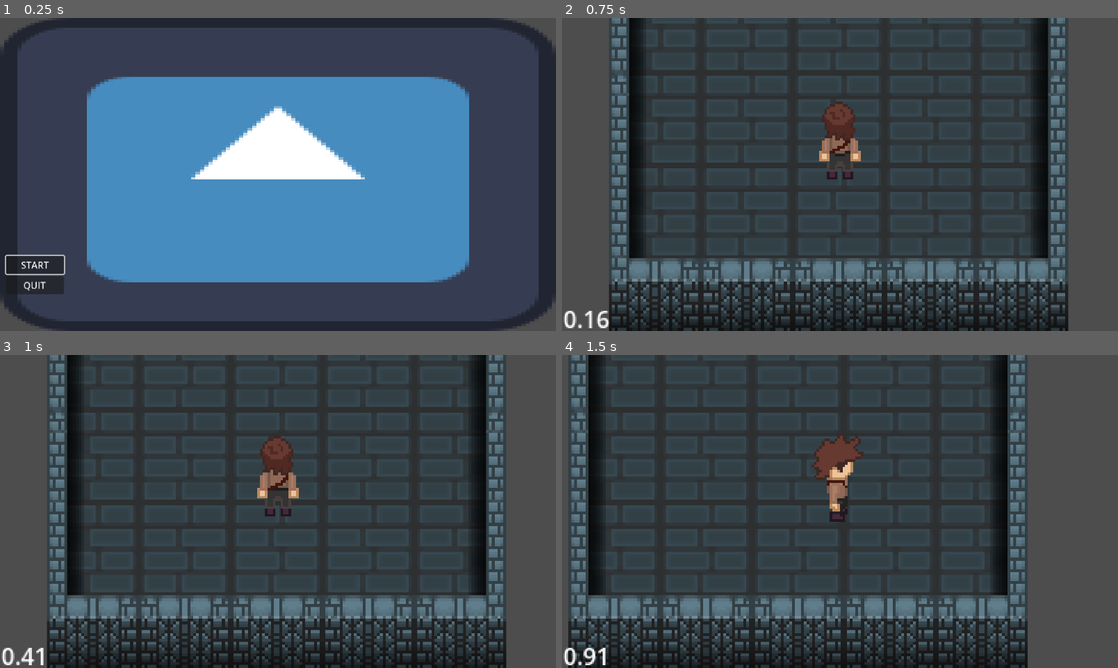
Above: before the commit, frames 1-4 (two rows, left to right).
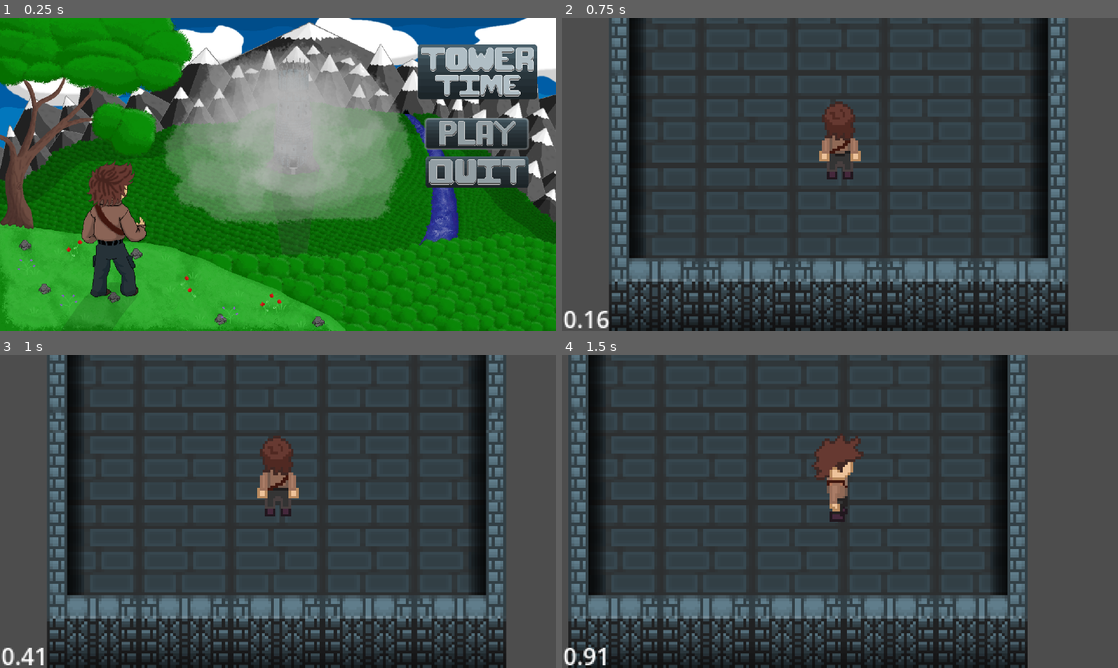
Above: after the commit, the same moments.

Repository: Travisbui/Capstone-Project
Game: Godot game, scene res://scenes/menu.tscn
The game is run twice, just before and just after one commit, with the same random seed, the same clock (stepped at 60 frames per second) and the same inputs. The engine's default icon, where the game draws it, is replaced by a stand-in: a white triangle on a blue panel in a dark square.
Inputs (mouse positions are in pixels of both pictures, inside the frame that each line leads up to; where the layout moved, square brackets give the same spot in the first picture):
- Up to frame 1 (0.25 s): no input
- Up to frame 2 (0.75 s): click (1040, 133) [595, 265] at 0.5 s
- Up to frame 3 (1 s): no input
- Up to frame 4 (1.5 s): hold Right (ui_right) from 1.28 s (still down)

The runs differ from the first frame. In frame 1, 97% of the frame differs, in the area x 0-100%, y 0-100%; in frame 2, nothing differs; in frame 3, nothing differs; in frame 4, nothing differs.

Commit message:
title screen in

Diff:
--- a/scenes/menu.tscn
+++ b/scenes/menu.tscn
@@ -1,7 +1,7 @@
 [gd_scene load_steps=3 format=3 uid="uid://8lgx4vu3138x"]
 
 [ext_resource type="Script" path="res://scripts/menu.gd" id="1_hivl5"]
-[ext_resource type="Texture2D" uid="uid://1kc1uua86lmv" path="res://icon.svg" id="2_t44vn"]
+[ext_resource type="Texture2D" uid="uid://bsccen7qaibd0" path="res://art/Title.png" id="2_jx73c"]
 
 [node name="menu" type="Control"]
 layout_mode = 3
@@ -20,29 +20,26 @@
 anchor_bottom = 1.0
 grow_horizontal = 2
 grow_vertical = 2
-texture = ExtResource("2_t44vn")
+texture = ExtResource("2_jx73c")
 
-[node name="VBoxContainer" type="VBoxContainer" parent="."]
-layout_mode = 1
-anchors_preset = 2
-anchor_top = 1.0
-anchor_bottom = 1.0
-offset_left = 20.882
-offset_top = -259.138
-offset_right = 120.882
-offset_bottom = -193.138
-grow_vertical = 0
-scale = Vector2(2, 2)
+[node name="startbutton" type="Button" parent="."]
+self_modulate = Color(1, 1, 1, 0.329412)
+layout_mode = 2
+offset_left = 1472.0
+offset_top = 351.0
+offset_right = 1572.0
+offset_bottom = 382.0
+scale = Vector2(3.47998, 3.16)
 
-[node name="startbutton" type="Button" parent="VBoxContainer"]
+[node name="quitbutton" type="Button" parent="."]
+self_modulate = Color(1, 1, 1, 0.329412)
 layout_mode = 2
-focus_neighbor_top = NodePath("../quitbutton")
-text = "START"
+offset_left = 1474.0
+offset_top = 482.0
+offset_right = 1574.0
+offset_bottom = 513.0
+scale = Vector2(3.48, 3.28)
+focus_neighbor_bottom = NodePath("../startbutton")
 
-[node name="quitbutton" type="Button" parent="VBoxContainer"]
-layout_mode = 2
-focus_neighbor_bottom = NodePath("../startbutton")
-text = "QUIT"
-
-[connection signal="pressed" from="VBoxContainer/startbutton" to="." method="_on_startbutton_pressed"]
-[connection signal="pressed" from="VBoxContainer/quitbutton" to="." method="_on_quitbutton_pressed"]
+[connection signal="pressed" from="startbutton" to="." method="_on_startbutton_pressed"]
+[connection signal="pressed" from="quitbutton" to="." method="_on_quitbutton_pressed"]
--- a/scripts/menu.gd
+++ b/scripts/menu.gd
@@ -1,7 +1,7 @@
 extends Control
 
 func _ready():
-	$VBoxContainer/startbutton.grab_focus()
+	$startbutton.grab_focus()
 
 func _on_startbutton_pressed():
 	get_tree().change_scene_to_file("res://scenes/world.tscn")
Not shown, added: Sound/T-TIME'S MENU MUSIC.mp3.import
Not shown, added: art/Title.png.import
